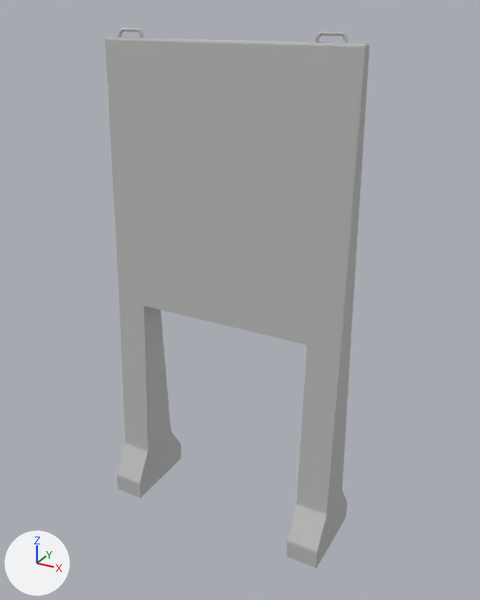
Two versions of the glTF model public/models/roll_barrier.glb, one commit apart.
Rendered twice from a 50 mm lens placed at (1.51, -2.61, 2.58), pointed at (0.05, 0.03, 1.26). Every picture has the same lights, and +X, +Y and +Z are marked at lower left.

The first picture shows 'wall2'.
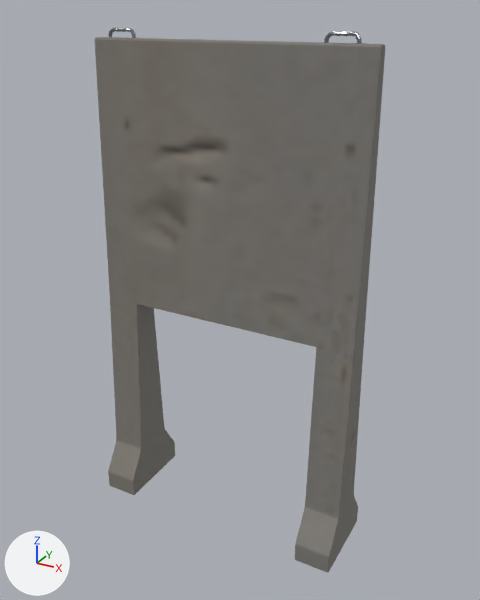
Commit message: barrier glb v1.5

Pixel boxes [x1, y1, x2, y2] of what changed, in the pictures (480 x 600 px):
'wall2', surface changed, rescaled (9% wider): before [105, 27, 370, 568]; after [95, 27, 385, 573]

Diff of the bpy script that builds the scene:
```diff
--- a/public/models/roll_barrier.glb.py
+++ b/public/models/roll_barrier.glb.py
@@ img_wall2_normal @@
+img_wall2_normal = load_image('wall2_Normal', '_unpacked/wall2_Normal', 128, 128, 'Non-Color')
@@ img_wall2_metallic_wall2_roughness @@
+img_wall2_metallic_wall2_roughness = load_image('wall2_Metallic-wall2_Roughness', '_unpacked/wall2_Metallic-wall2_Roughness', 128, 128, 'Non-Color')
@@ img_wall2_albedo @@
+img_wall2_albedo = load_image('wall2_Albedo', '_unpacked/wall2_Albedo', 128, 128, 'sRGB')
@@ mat_wall2 @@
 mat_wall2 = bpy.data.materials.new('wall2')
-# nodes: BsdfPrincipled, OutputMaterial
-# colours: grey #bcbcbc
+# nodes: BsdfPrincipled, NormalMap, OutputMaterial, SeparateColor, TexImage x3
+# uses the picture img_wall2_albedo
+# uses the picture img_wall2_metallic_wall2_roughness
+# uses the picture img_wall2_normal
@@ ob_wall2 @@
 ob_wall2.location = (0.0, 0.0, 0.0)
-ob_wall2.scale = (0.01, 0.01, 0.00999)
+ob_wall2.scale = (0.011, 0.01, 0.00999)
```
